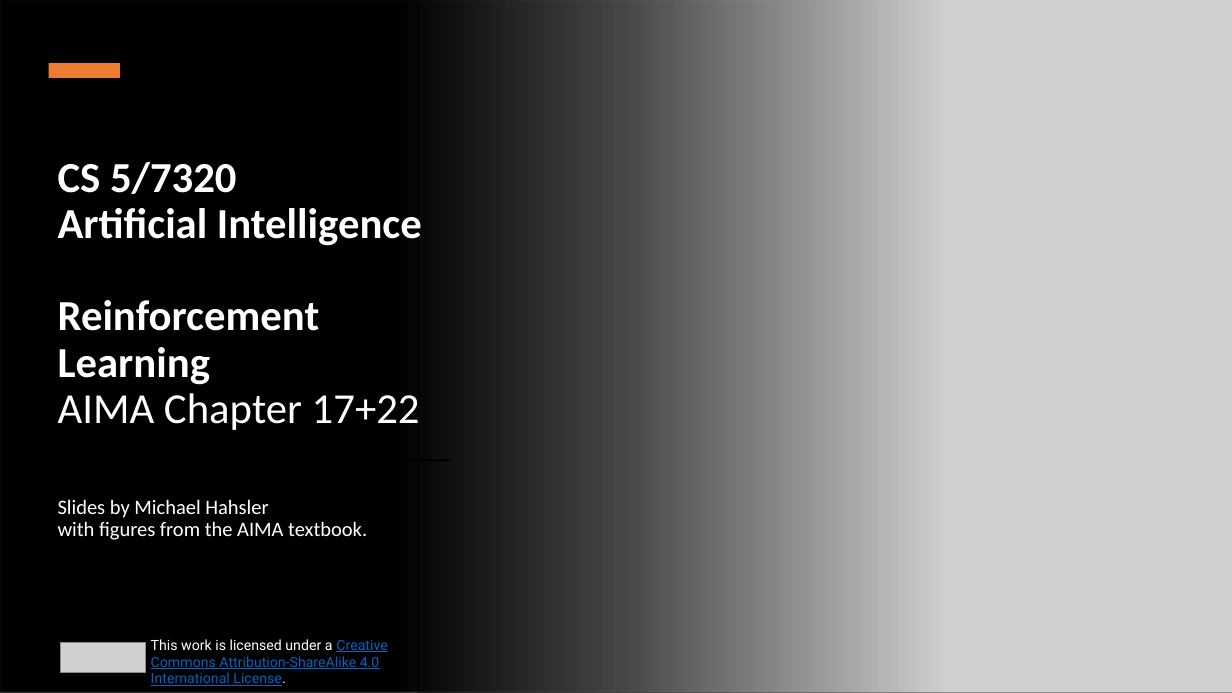
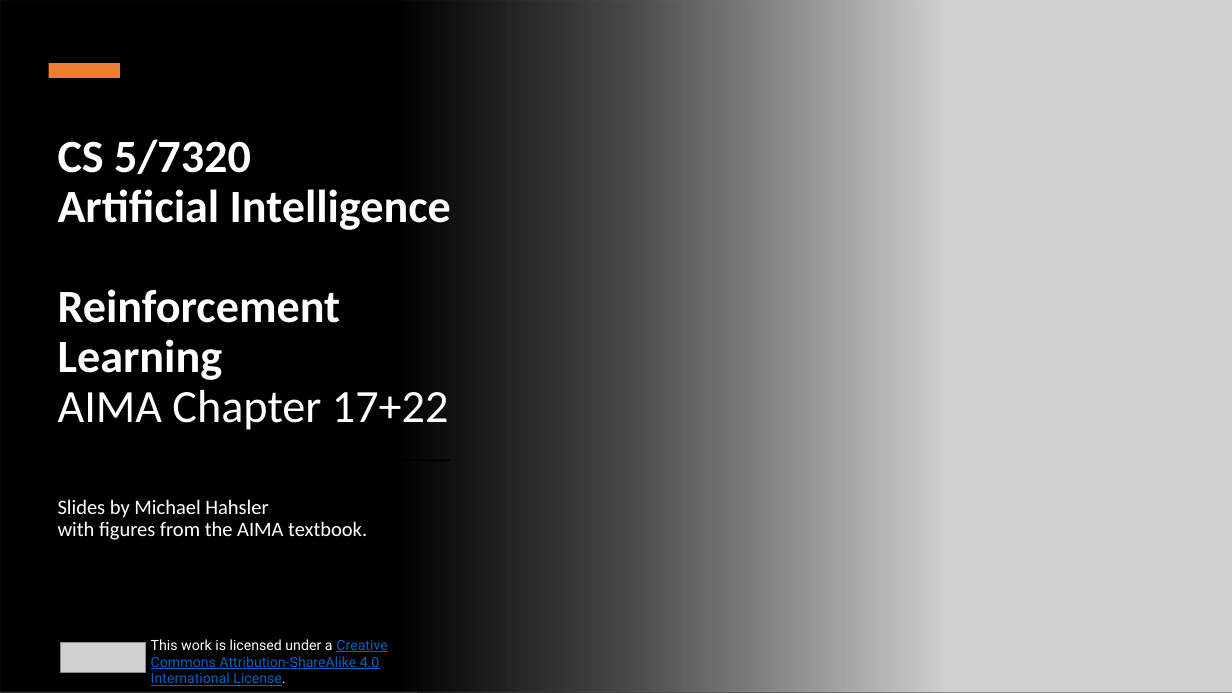
Before and after one commit to mhahsler/CS7320-AI, a slide deck: slide 1 of slides/22_Reinforcement_Learning.pptx. Drawn at 1232x693 pixels with LibreOffice and Linux fonts; fonts in the diff are those of the drawing; grey boxes stand for pictures. Boxes give left, top, right and bottom in pixels: in the first picture for what was removed or moved away, otherwise in the second. Text is boxed around its words. In the diff, an @@ line names an element or a change of style, - is before the commit and + after.

```diff
--- a/slides/22_Reinforcement_Learning.pptx
+++ b/slides/22_Reinforcement_Learning.pptx
@@ title "CS 5/7320 Artificial Intelligence Reinforcement ..." at (58, 139, 451, 430): size 33.3 to 36 pt @@
```
Also in this commit, not shown: 4 other slides changed, 1 slide added, 1 other file.
